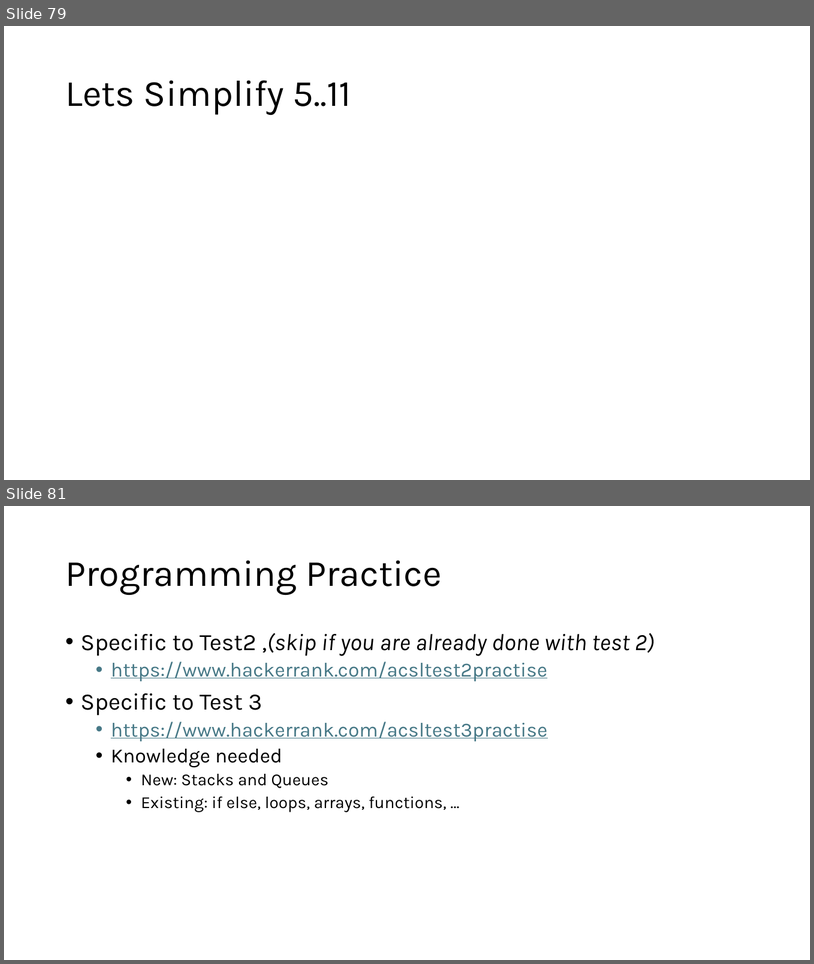
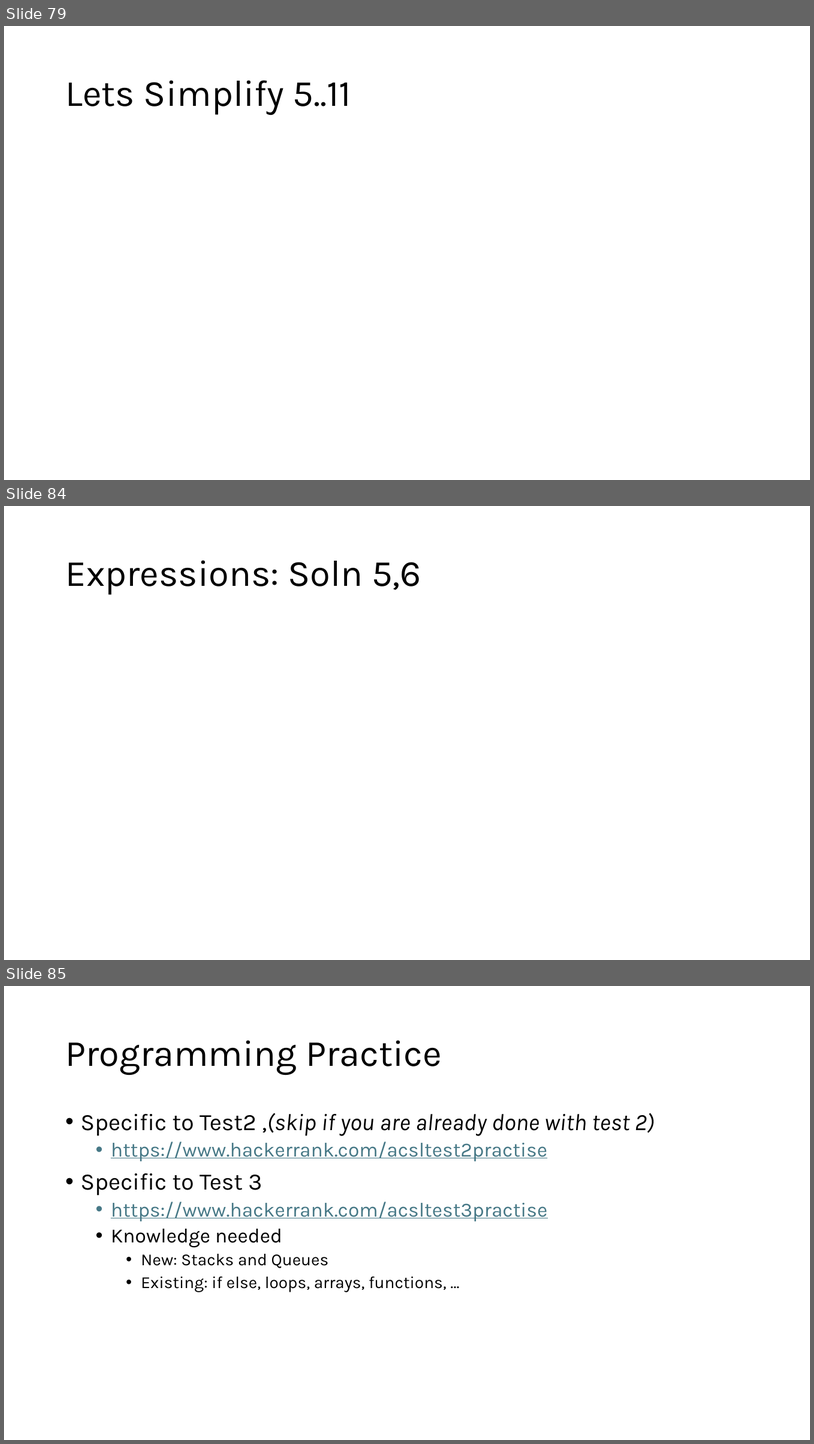
Before and after one commit to MoklaEducation/ems_winter_2025_acsl101, a slide deck: all/ExploringCSConceptsViaACSLCompetitions_all.pptx. Shown one above the other, each under a label of ours: slides 79 and 81 before the commit, slides 79, 84 and 85 after it; the slides between them are not shown. The pictures are 814x964 and 814x1444 pixels, drawn with LibreOffice and Linux fonts; fonts in the diff are those of the drawing; grey boxes stand for pictures. Boxes give left, top, right and bottom in pixels: in the first picture for what was removed or moved away, otherwise in the second. Text is boxed around its words. In the diff, an @@ line names an element or a change of style, - is before the commit and + after.

```diff
--- a/all/ExploringCSConceptsViaACSLCompetitions_all.pptx
+++ b/all/ExploringCSConceptsViaACSLCompetitions_all.pptx
@@ slide 84 added at (x1=4, y1=506, x2=810, y2=960), background #FFFFFF @@
@@ title added at (x1=65, y1=560, x2=422, y2=595), 44 pt, text #000000 @@
+Expressions: Soln 5,6
@@ what was slide 81 is now slide 85 @@
```
Also in this commit, not shown: 1 slide changed, 5 other slides added, 8 other files.
